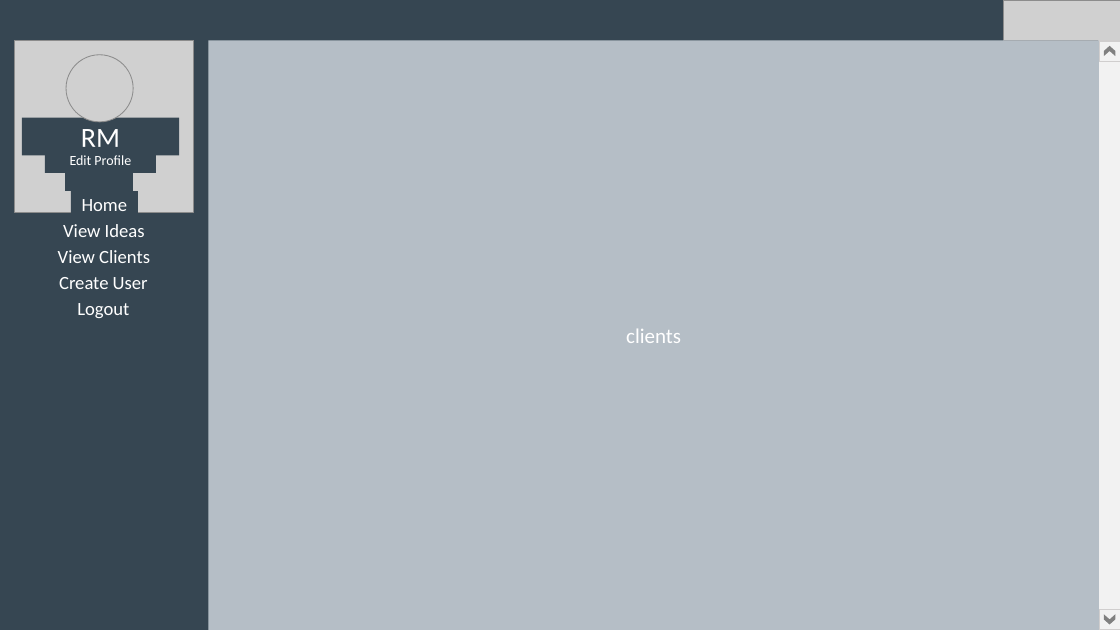
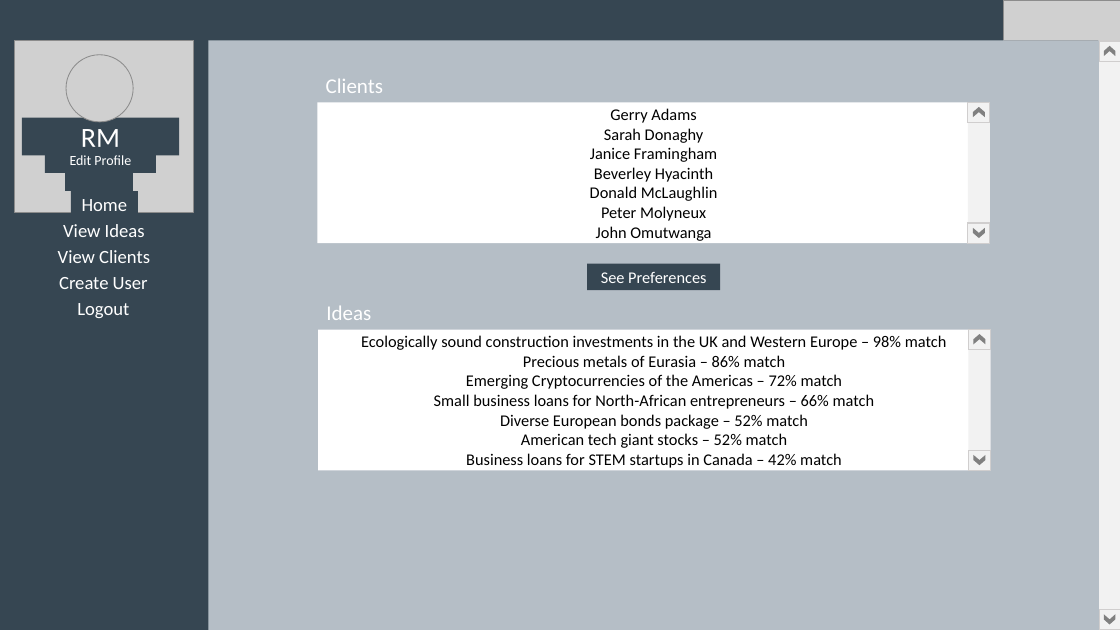
Before and after one commit to danelms/softEng, a slide deck: slide 8 of Documents, diagrams etc/Page Prototypes.pptx. Drawn at 1120x630 pixels with LibreOffice and Linux fonts; fonts in the diff are those of the drawing; grey boxes stand for pictures. Boxes give left, top, right and bottom in pixels: in the first picture for what was removed or moved away, otherwise in the second. Text is boxed around its words. In the diff, an @@ line names an element or a change of style, - is before the commit and + after.

Commit message:
Update Page Prototypes.pptx
Finished RM

```diff
--- a/Documents, diagrams etc/Page Prototypes.pptx
+++ b/Documents, diagrams etc/Page Prototypes.pptx
@@ text added at (326, 78, 383, 93), 18 pt, text #FFFFFF @@
+Clients
@@ rectangle added at (318, 103, 990, 244), fill #FFFFFF, 14 pt, text #000000 @@
+Gerry Adams
+Sarah Donaghy
+Janice Framingham
+Beverley Hyacinth
+Donald McLaughlin
+Peter Molyneux
+John Omutwanga
@@ rectangle added at (968, 103, 990, 223), fill #F2F2F2 @@
@@ rectangle added at (968, 103, 990, 123), fill #F2F2F2, outline #D0CECE 1 pt @@
@@ chevron added at (973, 107, 985, 117), fill #808080 @@
@@ rectangle added at (968, 223, 990, 244), fill #F2F2F2, outline #D0CECE 1 pt @@
@@ chevron added at (973, 228, 985, 238), fill #808080 @@
@@ rectangle added at (587, 264, 720, 290), fill #364652, 14 pt, text #FFFFFF @@
+See Preferences
@@ rectangle added at (318, 329, 991, 471), fill #FFFFFF, 14 pt, text #000000 @@
+Ecologically sound construction investments in the UK and Western Europe – 98% match
+Precious metals of Eurasia – 86% match
+Emerging Cryptocurrencies of the Americas – 72% match
+Small business loans for North-African entrepreneurs – 66% match
+Diverse European bonds package – 52% match
+American tech giant stocks – 52% match
+Business loans for STEM startups in Canada – 42% match
@@ text added at (326, 305, 371, 320), 18 pt, text #FFFFFF @@
+Ideas
@@ text in rectangle at (626, 328, 681, 343): text removed @@
-clients
@@ rectangle added at (969, 329, 991, 450), fill #F2F2F2 @@
@@ rectangle added at (969, 329, 991, 350), fill #F2F2F2, outline #D0CECE 1 pt @@
@@ chevron added at (974, 334, 986, 344), fill #808080 @@
@@ rectangle added at (969, 450, 991, 471), fill #F2F2F2, outline #D0CECE 1 pt @@
@@ chevron added at (974, 455, 986, 465), fill #808080 @@
```
